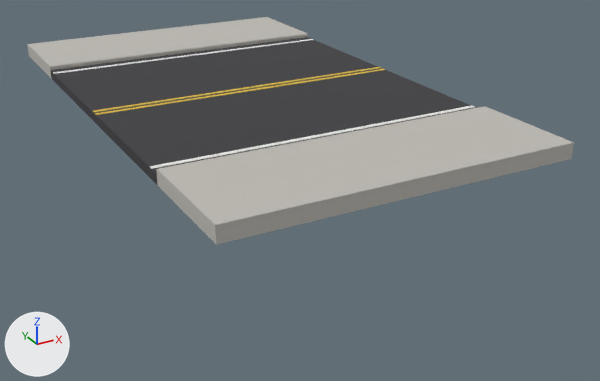
Before and after pictures for a commit that changed the FBX model assets/roads/SM_Road_TwoLaneSidewalk_Straight10m.fbx.
Both versions are drawn from a 50 mm lens placed at (-10.85, -22.97, 7.61), pointed at (1.03, -1.37, -3.19). Lighting does not change. The marker at lower left points along +X, +Y and +Z. The picture after the commit comes second. Vertices at exactly the same position are counted once.

The older version as bpy lines, for what is in view:
```python
me_sm_road_twolanesidewalk_straight10m = bpy.data.meshes.new('SM_Road_TwoLaneSidewalk_Straight10m')
me_sm_road_twolanesidewalk_straight10m.from_pydata(...)  # 588 vertices, 614 faces; spans x -5.0..5.0, y -8.8..8.8, z -0.3..0.2
# faces by material slot: [82, 204, 164, 164]
me_sm_road_twolanesidewalk_straight10m.materials.append(mat_asphalt)  # dark grey #3c3c3f
me_sm_road_twolanesidewalk_straight10m.materials.append(mat_pavers)  # light grey #bfbcb5
me_sm_road_twolanesidewalk_straight10m.materials.append(mat_paint)  # white #f1f1ec
me_sm_road_twolanesidewalk_straight10m.materials.append(mat_paintyellow)  # yellow #edc838
ob_sm_road_twolanesidewalk_straight10m_001 = bpy.data.objects.new('SM_Road_TwoLaneSidewalk_Straight10m.001', me_sm_road_twolanesidewalk_straight10m)
ob_sm_road_twolanesidewalk_straight10m_001.location = (0.0, 0.0, 0.0)
```
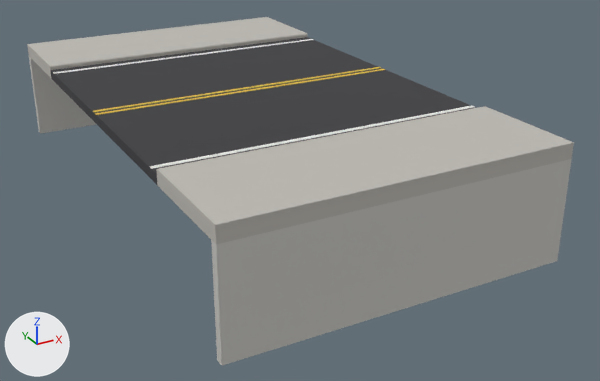
Patch to the scene script:
```diff
--- a/assets/roads/SM_Road_TwoLaneSidewalk_Straight10m.fbx.py
+++ b/assets/roads/SM_Road_TwoLaneSidewalk_Straight10m.fbx.py
@@ mat_plinth @@
+mat_plinth = principled_material('Plinth')
+mat_plinth.base_color = (0.6, 0.59, 0.56)  # light grey #cbcac5
+mat_plinth.roughness = 0.8
@@ me_sm_road_twolanesidewalk_straight10m @@
 # used by ob_sm_road_twolanesidewalk_straight10m_001; location = (0.0, 0.0, 0.0)
-me_sm_road_twolanesidewalk_straight10m.from_pydata(...)  # 588 vertices, 614 faces; spans x -5.0..5.0, y -8.8..8.8, z -0.3..0.2
+me_sm_road_twolanesidewalk_straight10m.from_pydata(...)  # 714 vertices, 778 faces; spans x -5.0..5.0, y -8.8..8.8, z -3.3..0.2
+# me_sm_road_twolanesidewalk_straight10m part 1
+# 84 vertices are added at x -5.0..5.0, y -8.5..8.5, z -3.3..-0.3
+# 42 new vertices lie (0.0, 0.0, -3.0) away from vertices in x -5.0..5.0, y -8.8..8.8, z -0.3
+# 164 new faces join them, mat_plinth (light grey #cbcac5)
 me_sm_road_twolanesidewalk_straight10m.materials.append(mat_asphalt)
@@ me_sm_road_twolanesidewalk_straight10m @@
 me_sm_road_twolanesidewalk_straight10m.materials.append(mat_paintyellow)
+me_sm_road_twolanesidewalk_straight10m.materials.append(mat_plinth)  # light grey #cbcac5
```

Changed parts and their boxes [x1, y1, x2, y2] in the pictures (600 x 381 px):
'SM_Road_TwoLaneSidewalk_Straight10m.001', reshaped (52% taller): before [27, 17, 574, 245]; after [27, 17, 574, 365]
part 1 of me_sm_road_twolanesidewalk_straight10m, added: after [29, 57, 572, 365]
